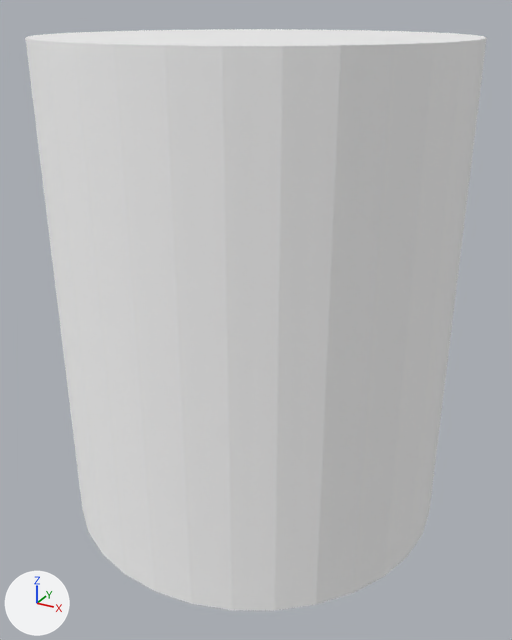
An edit to the glTF model exports/glb/Hanger crown/Hanger _ crown stud__n2.glb, drawn before and after from the same camera.
The view is the same before and after, from a 50 mm camera at (-0.2583, 2.7878, 4.7191) aimed at (-0.3188, 2.8977, 4.6641). The axes (+X, +Y, +Z) are drawn at lower left. The lights are the same throughout. The picture after the commit comes second.

The scene before the commit, as lines of its bpy script (objects in view):
```python
me_cylinder_142 = bpy.data.meshes.new('Cylinder.142')
me_cylinder_142.from_pydata(...)  # a 32-sided cylinder along z spanning x -0.037..0.037, y -0.037..0.037, z -0.045..0.045
me_cylinder_142.materials.append(mat_hanger_bronze___dark_worked_alloy)  # white #ffffff
ob_hanger___crown_stud = bpy.data.objects.new('Hanger | crown stud', me_cylinder_142)
ob_hanger___crown_stud.location = (-0.32, 2.9, 4.67)
```
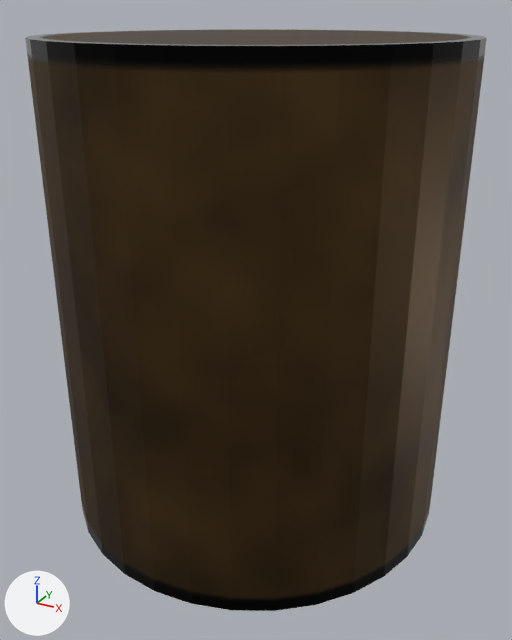
The change, as a diff of the scene's bpy script:
```diff
--- a/exports/glb/Hanger crown/Hanger _ crown stud__n2.glb.py
+++ b/exports/glb/Hanger crown/Hanger _ crown stud__n2.glb.py
@@ img_bc_g52_s0_hanger___crown_stud @@
+img_bc_g52_s0_hanger___crown_stud = load_image('BC_g52_s0_Hanger _ crown stud', '_unpacked/BC_g52_s0_Hanger___crown_stud', 256, 256, 'sRGB')
@@ img_orm_g52_s0_hanger___crown_stud @@
+img_orm_g52_s0_hanger___crown_stud = load_image('ORM_g52_s0_Hanger _ crown stud', '_unpacked/ORM_g52_s0_Hanger___crown_stud', 256, 256, 'Non-Color')
@@ mat_baked_g52_s0_hanger___crown_stud @@
+mat_baked_g52_s0_hanger___crown_stud = bpy.data.materials.new('BAKED_g52_s0_Hanger _ crown stud')
+# uses the picture img_bc_g52_s0_hanger___crown_stud
+# uses the picture img_orm_g52_s0_hanger___crown_stud
@@ me_cylinder_142 @@
 me_cylinder_142.from_pydata(...)  # 64 vertices, 124 faces; spans x -0.037..0.037, y -0.037..0.037, z -0.045..0.045
-me_cylinder_142.materials.append(mat_hanger_bronze___dark_worked_alloy)  # white #ffffff
+me_cylinder_142.materials.append(mat_baked_g52_s0_hanger___crown_stud)
```

Changed parts and their boxes [x1, y1, x2, y2] in the pictures (512 x 640 px):
'Hanger | crown stud', recoloured (white to brown)
    both: [25, 29, 487, 611]
